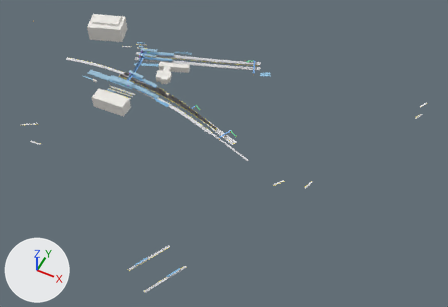
One commit to the glTF model bern-research/stations/models/wankdorf.glb: the scene before it, then after it.
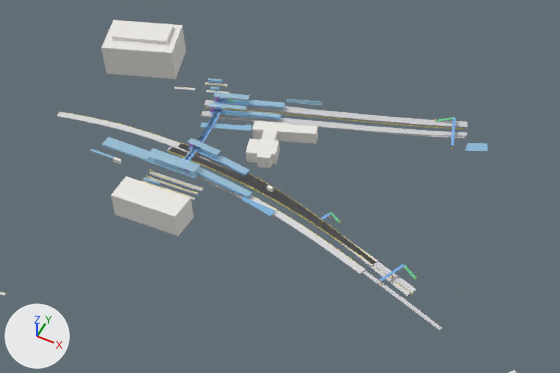
There are two pictures of each version: one whole from a camera (50 mm lens) standing at (445.0, -735.0, 718.0) and looking at (152.0, -149.0, -15.0), one close up on the part from 9% to 68% of the width and 1% to 59% of the height. The lights are fixed; the arrows at lower left show +X, +Y and +Z. The last two pictures show the newer version. Vertices at exactly the same position are counted once.

The older version as bpy lines, for what is in view:
```python
me_building_part_x = bpy.data.meshes.new('building_part@x')
me_building_part_x.from_pydata(...)  # 92 vertices, 160 faces; spans x -205.0..18.0, y -164.0..40.0, z 0.0..32.0
me_building_part_x.materials.append(mat_building_part)  # white #eceae5
me_platform_body_0 = bpy.data.meshes.new('platform_body@0')
me_platform_body_0.from_pydata(...)  # 2232 vertices, 4404 faces; spans x -198.0..411.0, y -277.0..91.0, z -3.0..2.0
me_platform_body_0.materials.append(mat_platform_body)  # light grey #dadadd
me_platform_surface_0 = bpy.data.meshes.new('platform_surface@0')
me_platform_surface_0.from_pydata(...)  # 336 vertices, 632 faces; spans x -103.0..204.0, y -422.0..63.0, z -1.0..0.0
me_platform_surface_0.materials.append(mat_platform_surface)  # light grey #ceced1
ob_building_part_x = bpy.data.objects.new('building_part@x', me_building_part_x)
ob_building_part_x.location = (0.0, 0.0, 0.0)
ob_platform_body_0 = bpy.data.objects.new('platform_body@0', me_platform_body_0)
ob_platform_body_0.location = (0.0, 0.0, 0.0)
ob_platform_surface_0 = bpy.data.objects.new('platform_surface@0', me_platform_surface_0)
ob_platform_surface_0.location = (0.0, 0.0, 0.0)
# also in view: 'roof@0' at (-66.0, -48.0, 7.0); 'boarding_edge@0' at (107.0, -166.0, 0.0); 'shelter@0' at (47.0, -190.0, 2.0); 'passage@1' at (33.0, -40.0, 4.0); 'canopy@0' at (5.0, -35.0, 2.0)
```
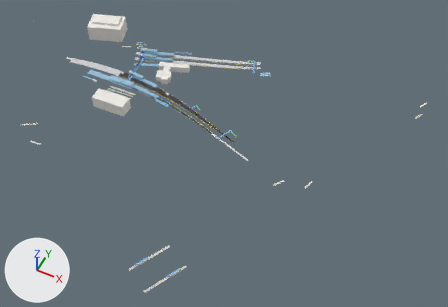
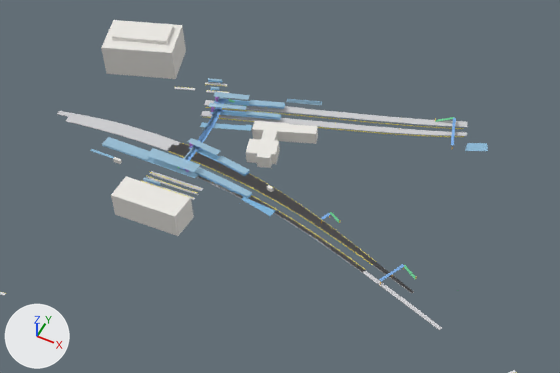
What differs and where, as boxes (x1, y1, x2, y2) in the close-ups (560 x 373 px):
'platform_surface@0', reshaped (27% wider)
    before: (144, 100, 467, 330)
    after: (57, 100, 467, 330)
part 1 of me_platform_body_0, deleted
    before: (57, 106, 464, 296)
part 2 of me_platform_surface_0, built on
    before: (167, 143, 413, 291)
    after: (57, 111, 413, 292)

Diff of the bpy script that builds the scene:
```diff
--- a/bern-research/stations/models/wankdorf.glb.py
+++ b/bern-research/stations/models/wankdorf.glb.py
@@ me_platform_body_0 @@
 # used by ob_platform_body_0; location = (0.0, 0.0, 0.0)
-me_platform_body_0.from_pydata(...)  # 2232 vertices, 4404 faces; spans x -198.0..411.0, y -277.0..91.0, z -3.0..2.0
+me_platform_body_0.from_pydata(...)  # 72 vertices, 108 faces; spans x -163.0..411.0, y -277.0..91.0, z 0.0..2.0
+# me_platform_body_0 part 1: 6 loose pieces with 2160 vertices, spanning x -198.0..164.0, y -138.0..61.0, z -3.0..1.0, are deleted
 me_platform_body_0.materials.append(mat_platform_body)
@@ me_platform_surface_0 @@
 # used by ob_platform_surface_0; location = (0.0, 0.0, 0.0)
-me_platform_surface_0.from_pydata(...)  # 336 vertices, 632 faces; spans x -103.0..204.0, y -422.0..63.0, z -1.0..0.0
+me_platform_surface_0.from_pydata(...)  # 490 vertices, 932 faces; spans x -198.0..204.0, y -422.0..63.0, z -1.0..0.0
+# me_platform_surface_0 part 2
+# 78 faces are deleted
+# 154 vertices are added at x -198.0..164.0, y -135.0..-68.0, z -1.0..0.0
+# 378 new faces join them
 me_platform_surface_0.materials.append(mat_platform_surface)
```
